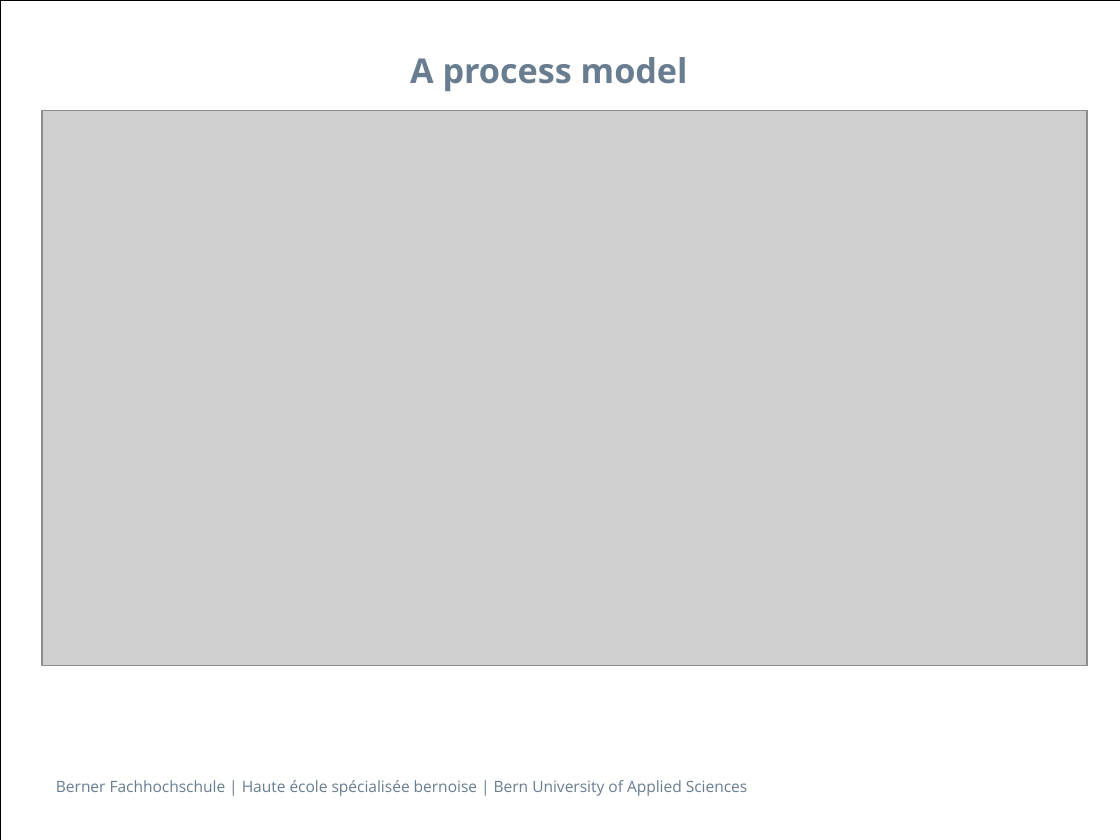
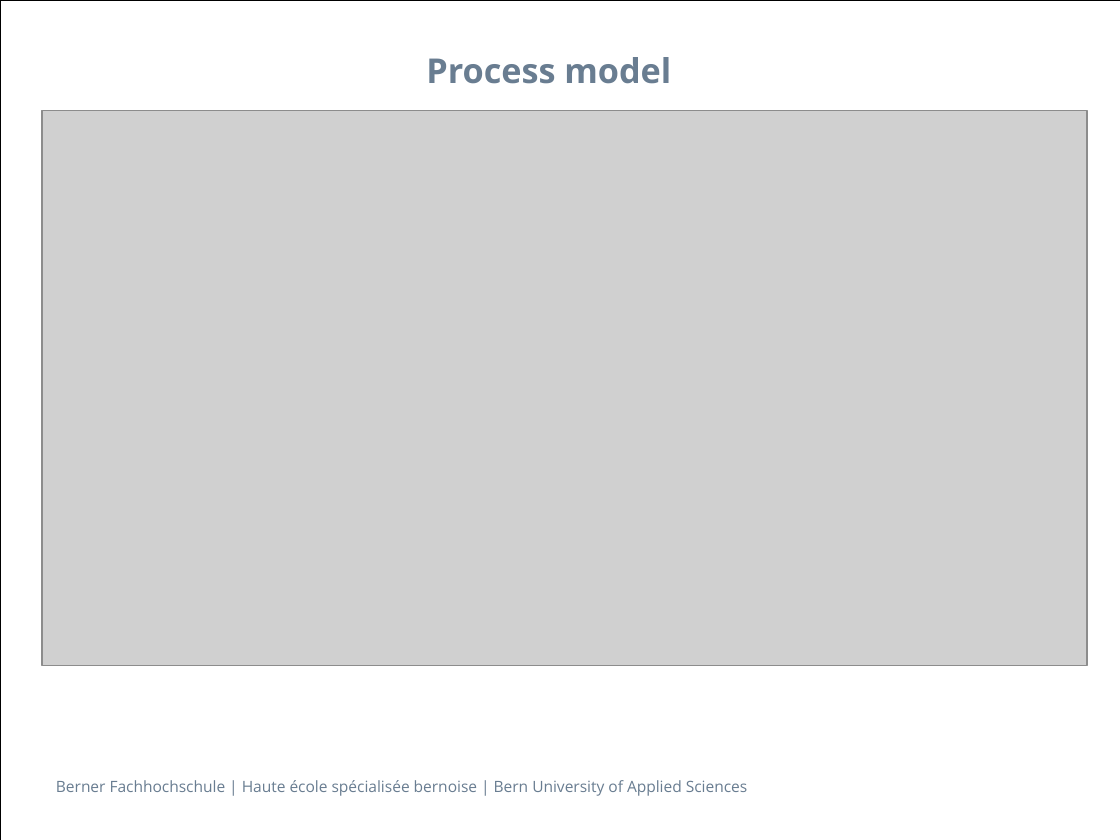
Before and after one commit to wissi1/ch.bfh.btx8081.w2013.red, a slide deck: slide 4 of ch.bfh.btx8081.w2013.red/doc/PraesentationSETaskII_BFH_2013.pptx. Drawn at 1120x840 pixels with LibreOffice and Linux fonts; fonts in the diff are those of the drawing; grey boxes stand for pictures. Boxes give left, top, right and bottom in pixels: in the first picture for what was removed or moved away, otherwise in the second. Text is boxed around its words. In the diff, an @@ line names an element or a change of style, - is before the commit and + after.

```diff
--- a/ch.bfh.btx8081.w2013.red/doc/PraesentationSETaskII_BFH_2013.pptx
+++ b/ch.bfh.btx8081.w2013.red/doc/PraesentationSETaskII_BFH_2013.pptx
@@ title at <box>426,57,671,84</box>: text changed @@
-A process model
+Process model
```
Also in this commit, not shown: 3 other slides changed.
